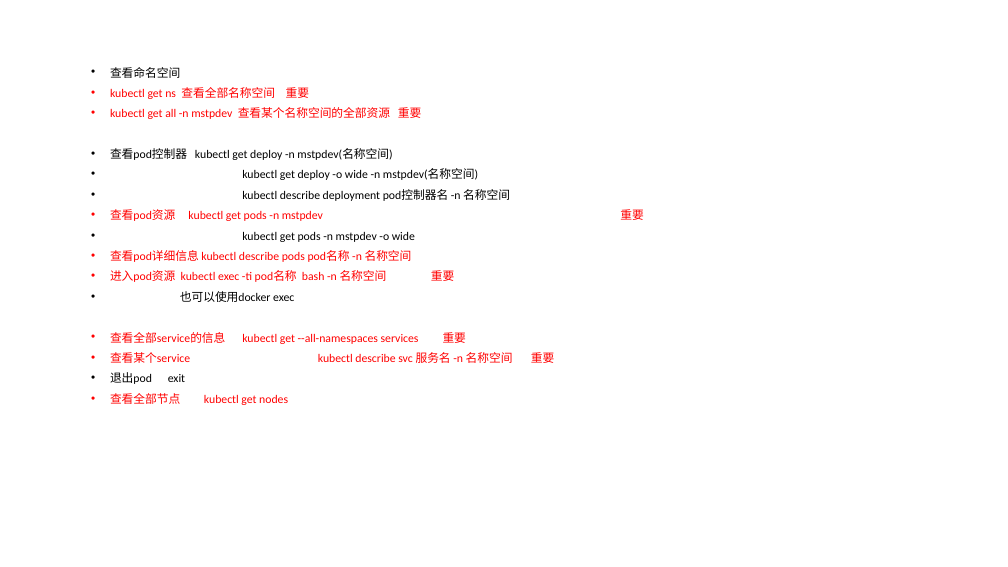
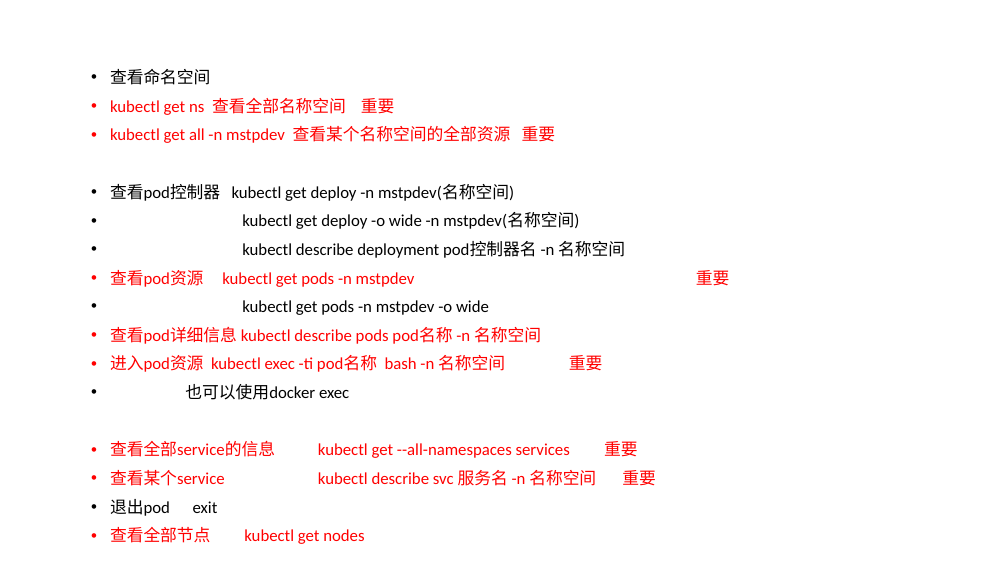
Before and after one commit to HeenLee/code, a slide deck: slide 3 of 其他内容/k8s使用.pptx. Drawn at 1008x567 pixels with LibreOffice and Linux fonts; fonts in the diff are those of the drawing. Boxes give left, top, right and bottom in pixels: in the first picture for what was removed or moved away, otherwise in the second. Text is boxed around its words. In the diff, an @@ line names an element or a change of style, - is before the commit and + after.

```diff
--- a/其他内容/k8s使用.pptx
+++ b/其他内容/k8s使用.pptx
@@ text "查看命名空间" at (x1=110, y1=69, x2=625, y2=544): size 11.2 to 16 pt; line spacing 0.7 to 0.9 @@
```
Also in this commit, not shown: 1 other slide changed, 4 other files.
